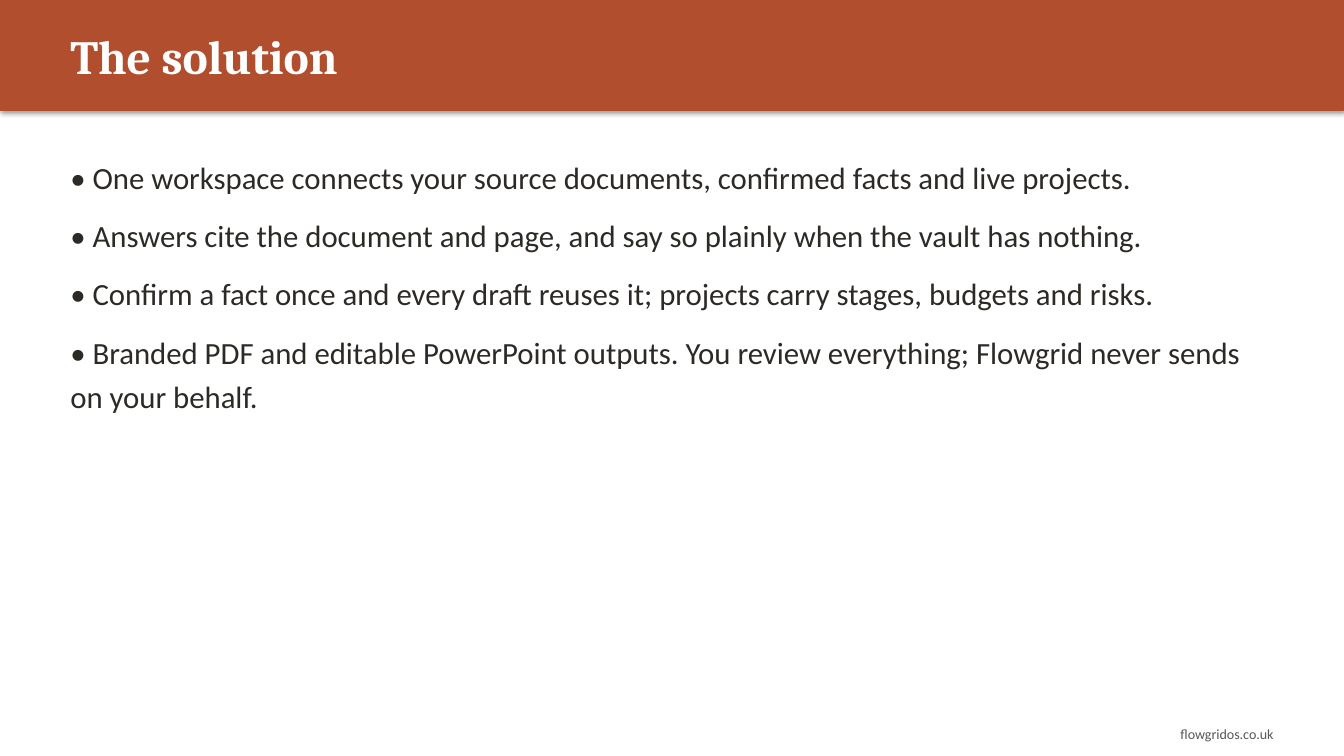
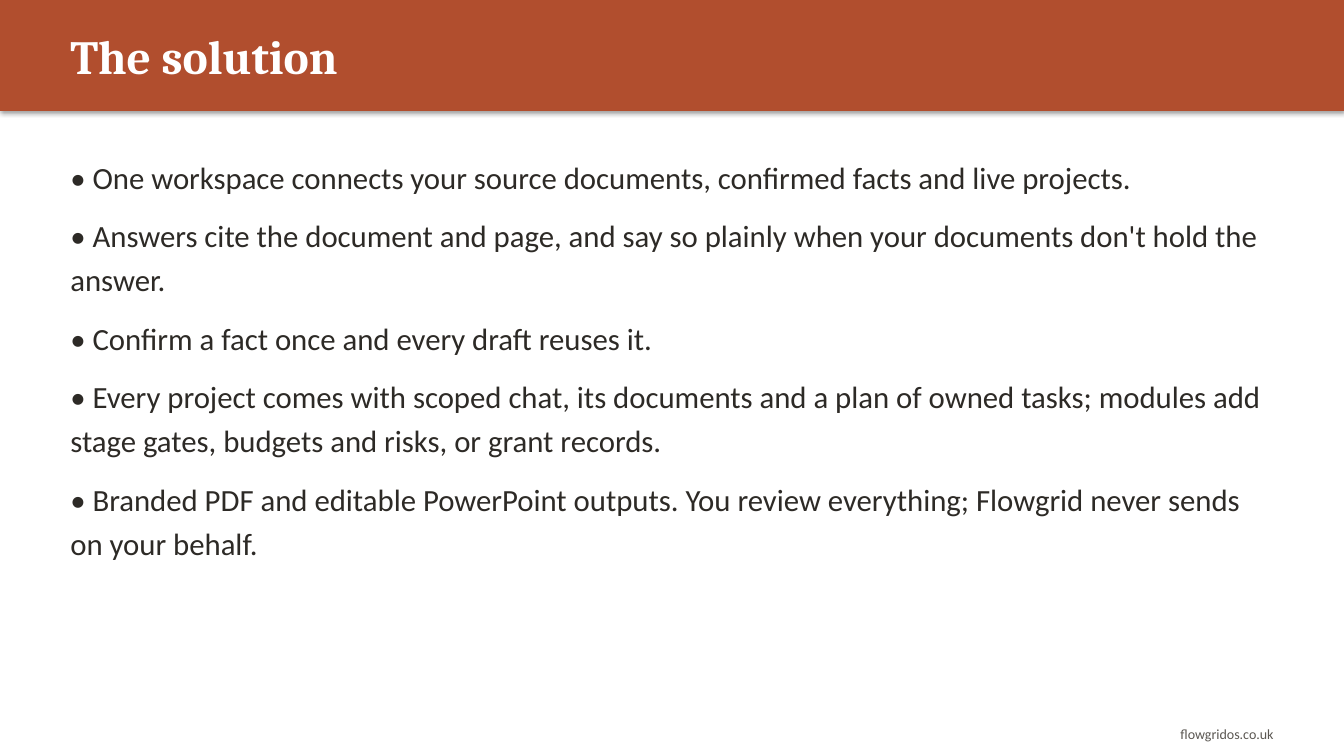
Before and after one commit to CliveStruv56/operations-engine, a slide deck: slide 3 of docs/flowgrid-os-customer-deck.pptx. Drawn at 1344x756 pixels with LibreOffice and Linux fonts; fonts in the diff are those of the drawing. Boxes give left, top, right and bottom in pixels: in the first picture for what was removed or moved away, otherwise in the second. Text is boxed around its words. In the diff, an @@ line names an element or a change of style, - is before the commit and + after.

```diff
--- a/docs/flowgrid-os-customer-deck.pptx
+++ b/docs/flowgrid-os-customer-deck.pptx
@@ text at (70,225,1260,458): text changed @@
-• Answers cite the document and page, and say so plainly when the vault has nothing.
-• Confirm a fact once and every draft reuses it; projects carry stages, budgets and risks.
+• Answers cite the document and page, and say so plainly when your documents don't hold the answer.
+• Confirm a fact once and every draft reuses it.
+• Every project comes with scoped chat, its documents and a plan of owned tasks; modules add stage gates, budgets and risks, or grant records.
```
Also in this commit, not shown: 1 other slide changed, 1 slide added, 10 other files.
